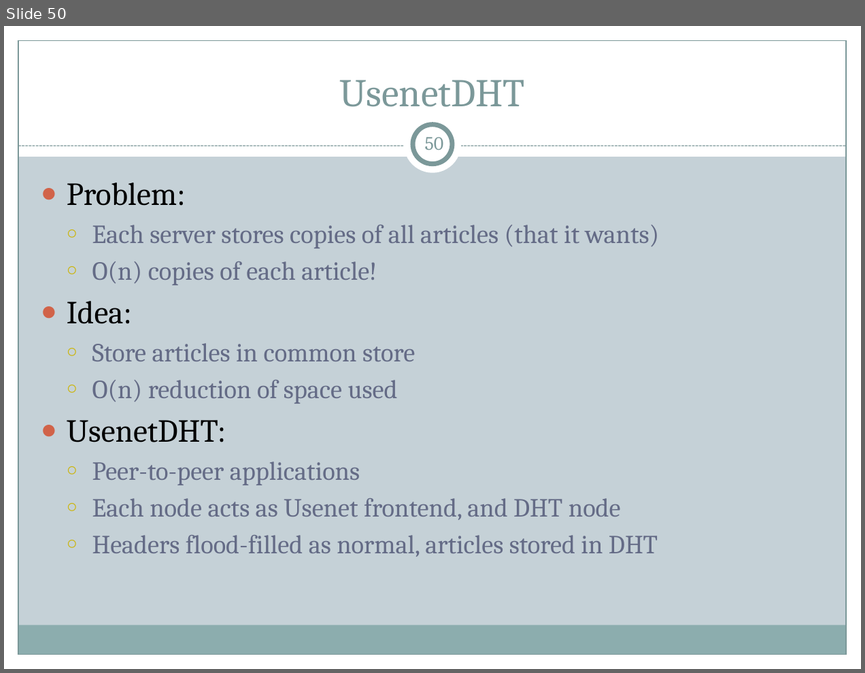
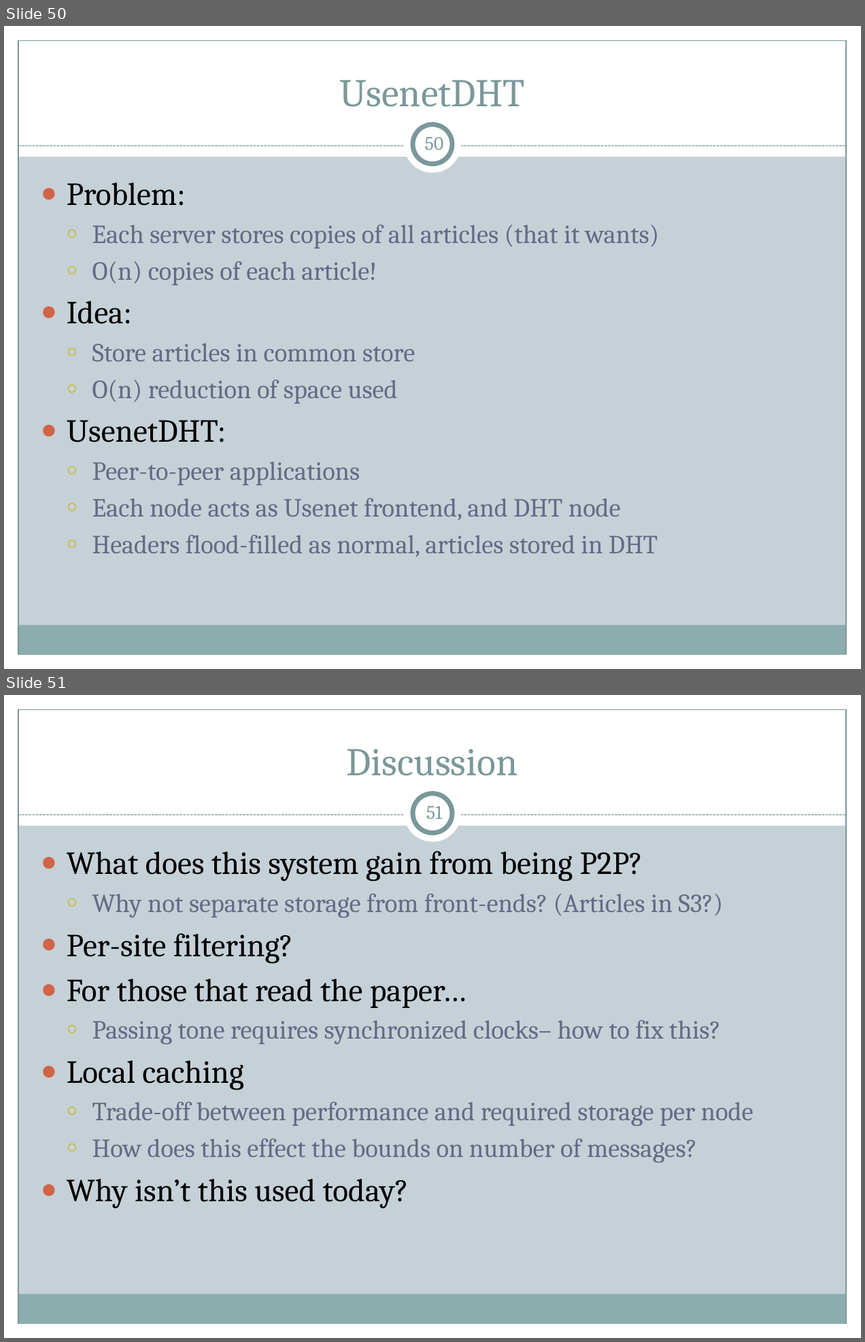
Before and after one commit to cs525-koala/documents, a slide deck: p2p/P2P Apps.pptx. Shown one above the other, each under a label of ours: slide 50 before the commit, slides 50 and 51 after it. The pictures are 865x673 and 865x1342 pixels, drawn with LibreOffice and Linux fonts; fonts in the diff are those of the drawing. Boxes give left, top, right and bottom in pixels: in the first picture for what was removed or moved away, otherwise in the second. Text is boxed around its words. In the diff, an @@ line names an element or a change of style, - is before the commit and + after.

Commit message:
presentation: usenetdht discussion points.

```diff
--- a/p2p/P2P Apps.pptx
+++ b/p2p/P2P Apps.pptx
@@ slide 51 added at box(4, 695, 861, 1338), background #C5D1D7; not listed: 9 template elements that a slide beside it also shows @@
@@ title added at box(347, 749, 518, 776), 33 pt, text #7C999A @@
+Discussion
@@ page number added at box(426, 806, 442, 819), 16 pt, text #7C999A @@
+51
@@ text added at box(67, 851, 753, 1208), 22 pt, text #646B86 @@
+● What does this system gain from being P2P?
+  ○ Why not separate storage from front-ends? (Articles in S3?)
+● Per-site filtering?
+● For those that read the paper…
+  ○ Passing tone requires synchronized clocks– how to fix this?
+● Local caching
+  ○ Trade-off between performance and required storage per node
+  ○ How does this effect the bounds on number of messages?
+● Why isn’t this used today?
```
